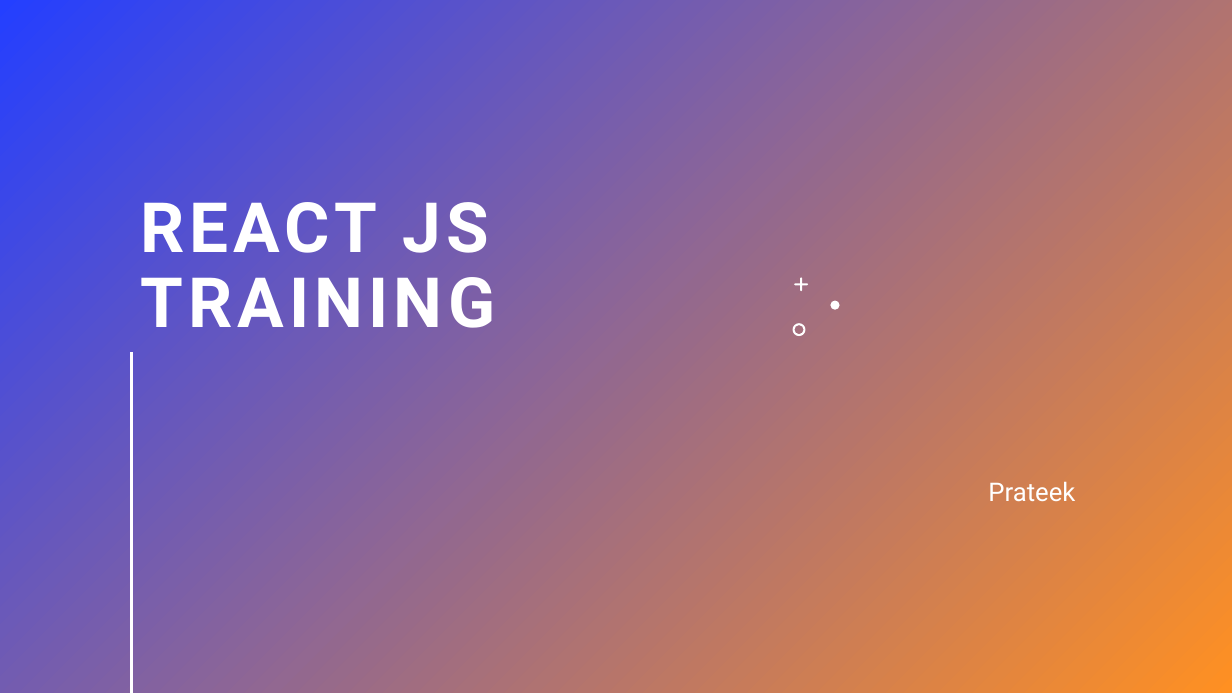
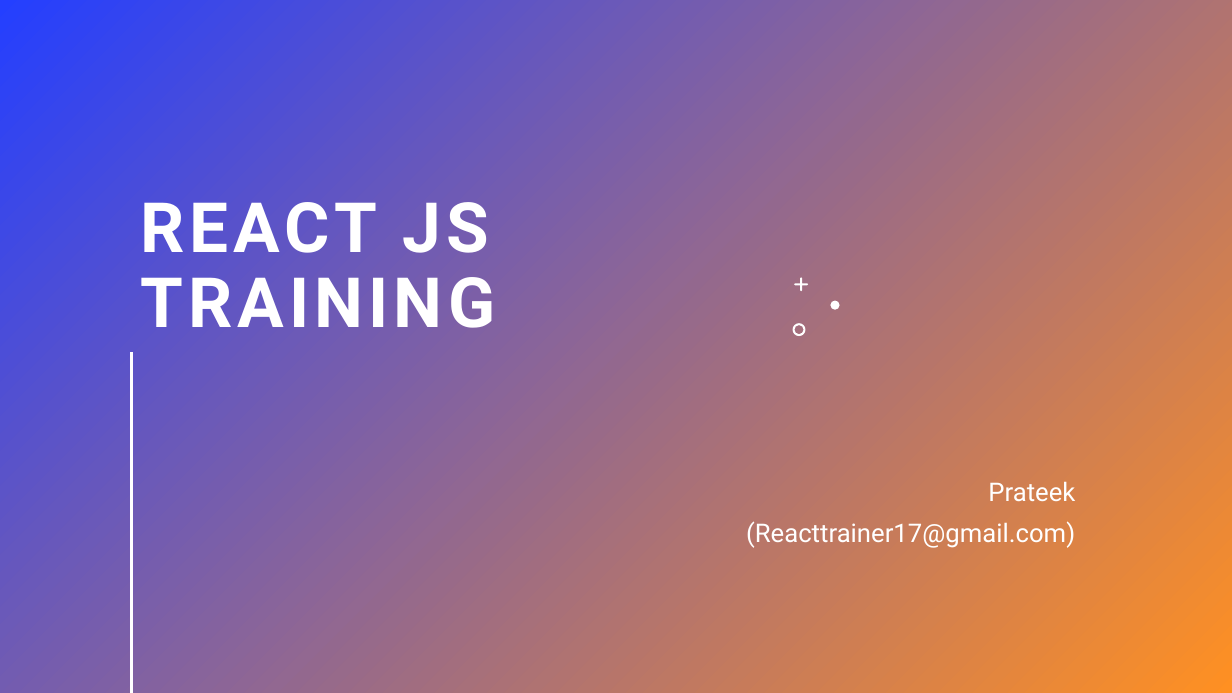
Before and after one commit to rteact17/TodoApp, a slide deck: slide 1 of React JS Training (3).pptx. Drawn at 1232x693 pixels with LibreOffice and Linux fonts; fonts in the diff are those of the drawing. Boxes give left, top, right and bottom in pixels: in the first picture for what was removed or moved away, otherwise in the second. Text is boxed around its words. In the diff, an @@ line names an element or a change of style, - is before the commit and + after.

```diff
--- a/React JS Training (3).pptx
+++ b/React JS Training (3).pptx
@@ subtitle at [746,521,1075,548]: paragraph added @@
+(Reacttrainer17@gmail.com)
```
Also in this commit, not shown: 1 other slide changed.
